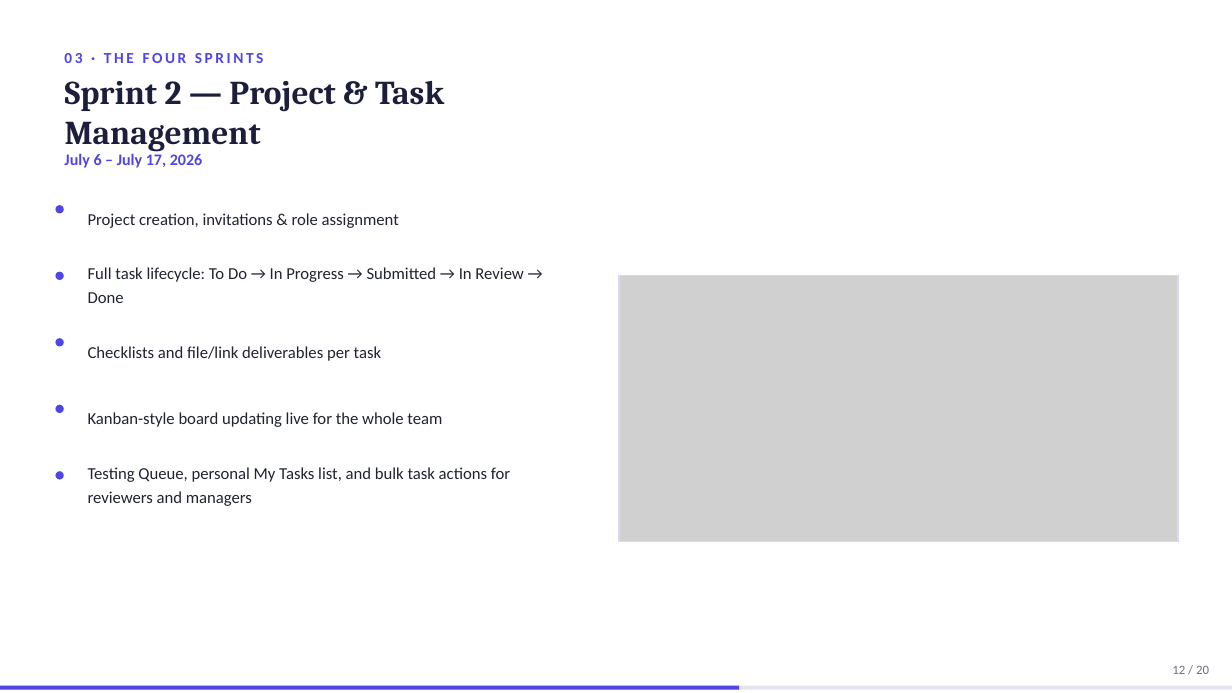
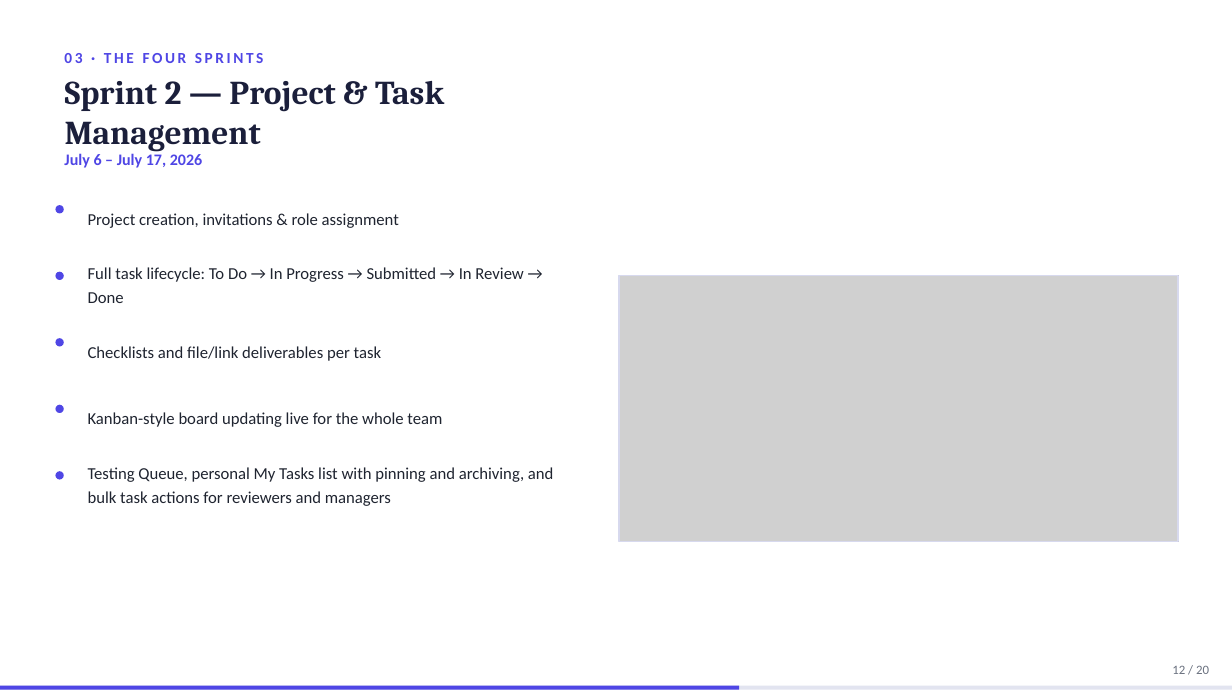
Before and after one commit to domdomxy/synkro, a slide deck: slide 12 of Synkro_PFA_Defense.pptx. Drawn at 1232x693 pixels with LibreOffice and Linux fonts; fonts in the diff are those of the drawing; grey boxes stand for pictures. Boxes give left, top, right and bottom in pixels: in the first picture for what was removed or moved away, otherwise in the second. Text is boxed around its words. In the diff, an @@ line names an element or a change of style, - is before the commit and + after.

```diff
--- a/Synkro_PFA_Defense.pptx
+++ b/Synkro_PFA_Defense.pptx
@@ text at bbox=[88, 467, 554, 506]: text changed @@
-Testing Queue, personal My Tasks list, and bulk task actions for reviewers and managers
+Testing Queue, personal My Tasks list with pinning and archiving, and bulk task actions for reviewers and managers
```
